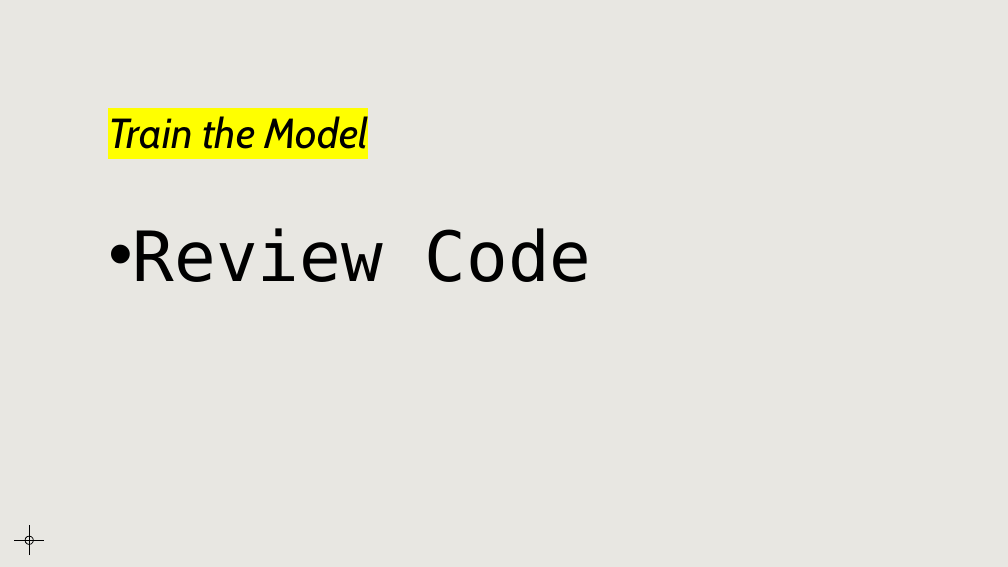
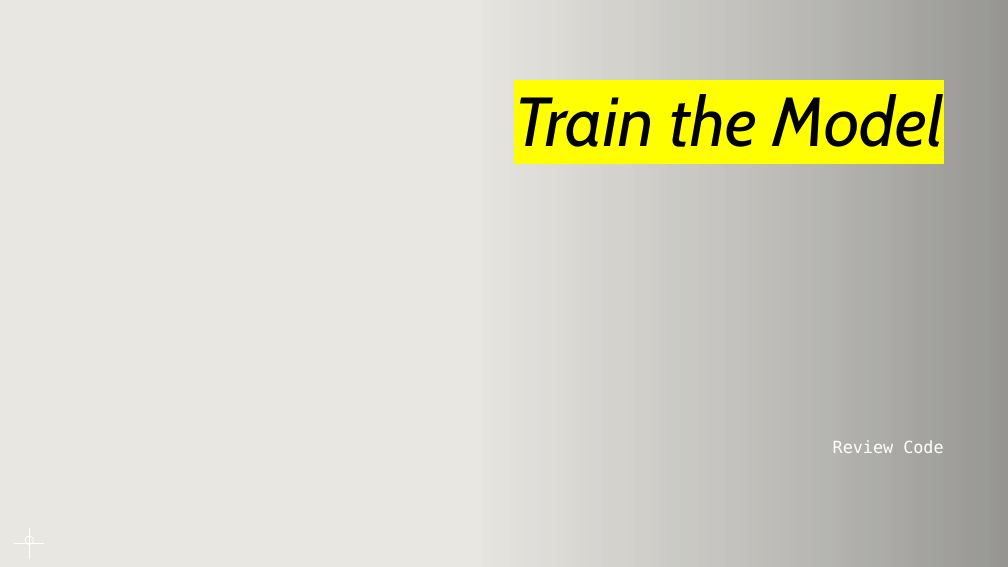
Before and after one commit to ashante112/final_project, a slide deck: slide 6 of Presentation.pptx. Drawn at 1008x567 pixels with LibreOffice and Linux fonts; fonts in the diff are those of the drawing; background and template pictures are left out. Boxes give left, top, right and bottom in pixels: in the first picture for what was removed or moved away, otherwise in the second. Text is boxed around its words. In the diff, an @@ line names an element or a change of style, - is before the commit and + after.

```diff
--- a/Presentation.pptx
+++ b/Presentation.pptx
@@ rectangle added at [480,0,1008,567], fill gradient #000000 @@
@@ title "Train the Model": place and size @@
-title "Train the Model" at [108,113,369,158]
+title "Train the Model" at [514,94,944,147]
@@ title "Train the Model" at [514,94,944,147]: size 40 to 66 pt; alignment left to right; vertical alignment bottom to top @@
@@ text "Review Code": place and size @@
-text "Review Code" at [133,228,592,282]
+text "Review Code" at [833,440,943,453]
@@ text "Review Code" at [833,440,943,453]: size 66 to 16 pt, text colour #000000 to #FFFFFF; alignment left to right; bullet • to none @@
@@ ellipse removed at [25,536,33,544] @@
@@ ellipse added at [25,536,33,544], outline #FFFFFF 0.75 pt @@
@@ line removed from (29, 555) to (29, 526) @@
@@ line added from (29, 559) to (29, 529), #FFFFFF 0.75 pt @@
@@ line removed from (14, 541) to (44, 541) @@
@@ line added from (14, 544) to (44, 544), #FFFFFF 0.75 pt @@
```
Also in this commit, not shown: 6 other slides changed, 1 slide added, 1 slide removed, 6 other files.
